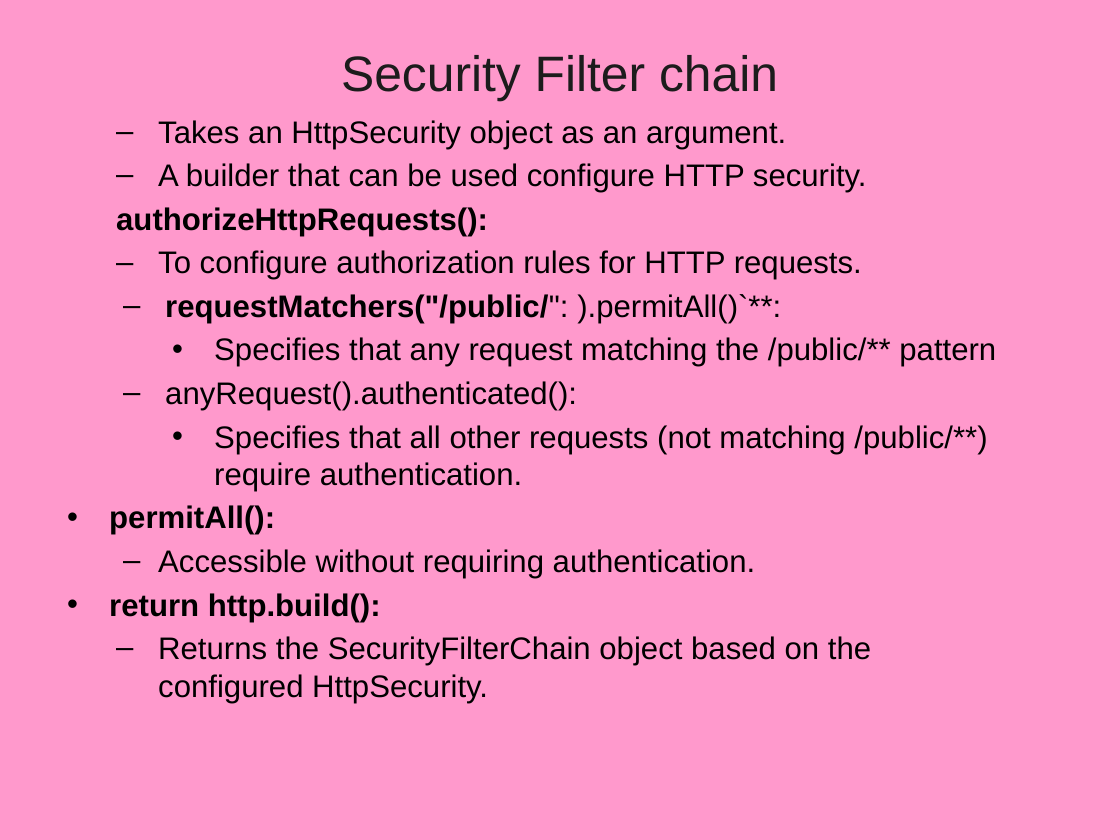
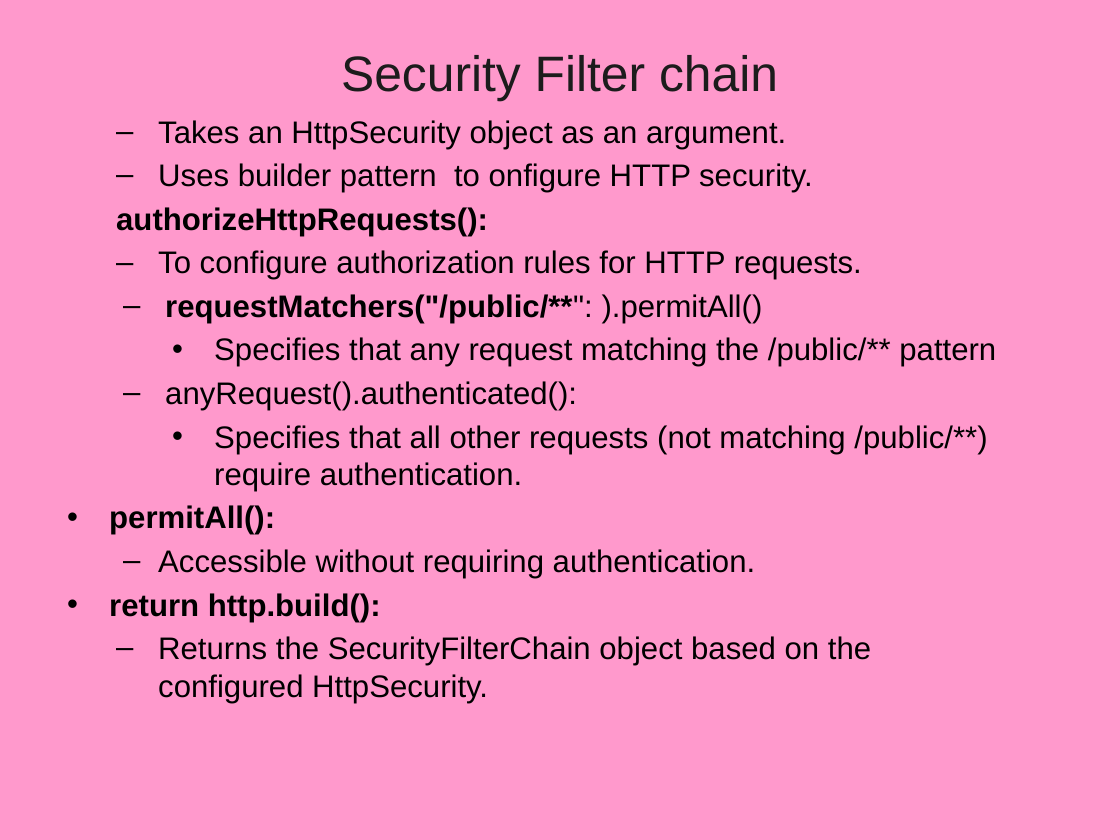
Before and after one commit to vatsanTraining/spring_boot_march_2026, a slide deck: slide 10 of 04_SpringBoot_Security.pptx. Drawn at 1120x840 pixels with LibreOffice and Linux fonts; fonts in the diff are those of the drawing; background and template pictures are left out. Boxes give left, top, right and bottom in pixels: in the first picture for what was removed or moved away, otherwise in the second. Text is boxed around its words. In the diff, an @@ line names an element or a change of style, - is before the commit and + after.

```diff
--- a/04_SpringBoot_Security.pptx
+++ b/04_SpringBoot_Security.pptx
@@ text at [158,163,813,192]: text changed @@
-  – A builder that can be used configure HTTP security.
+  – Uses builder pattern to onfigure HTTP security.
@@ text at [165,294,763,323]: text changed @@
-  – requestMatchers("/public/": ).permitAll()`**:
+  – requestMatchers("/public/**": ).permitAll()
```
Also in this commit, not shown: 1 other slide changed, 1 other file.
